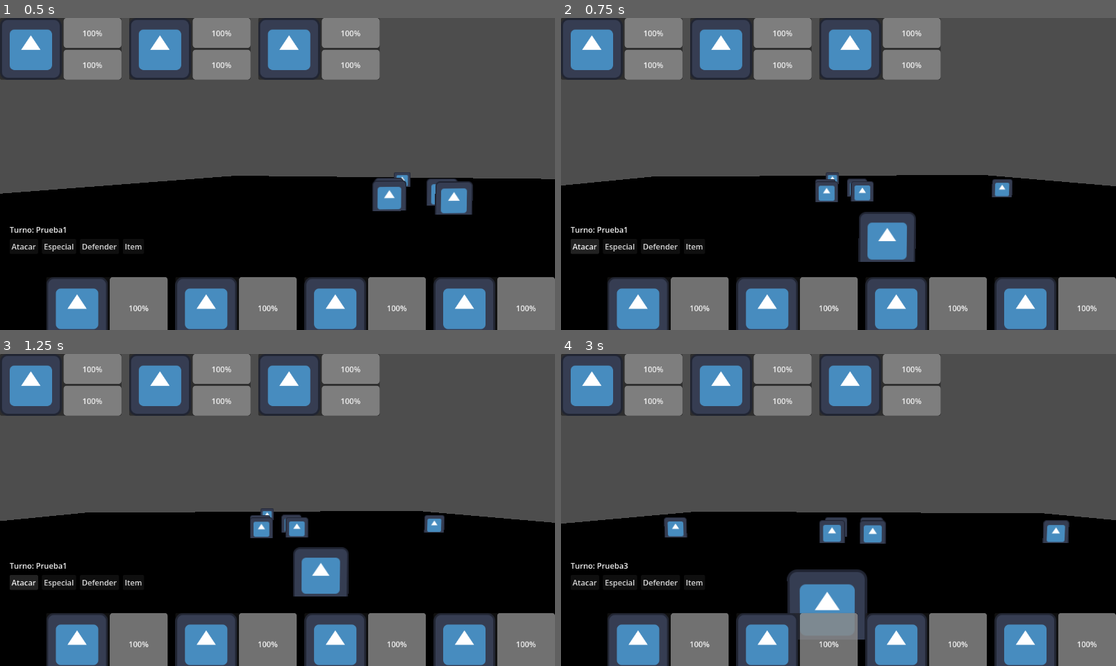
Above: before the commit, frames 1-4 (two rows, left to right).
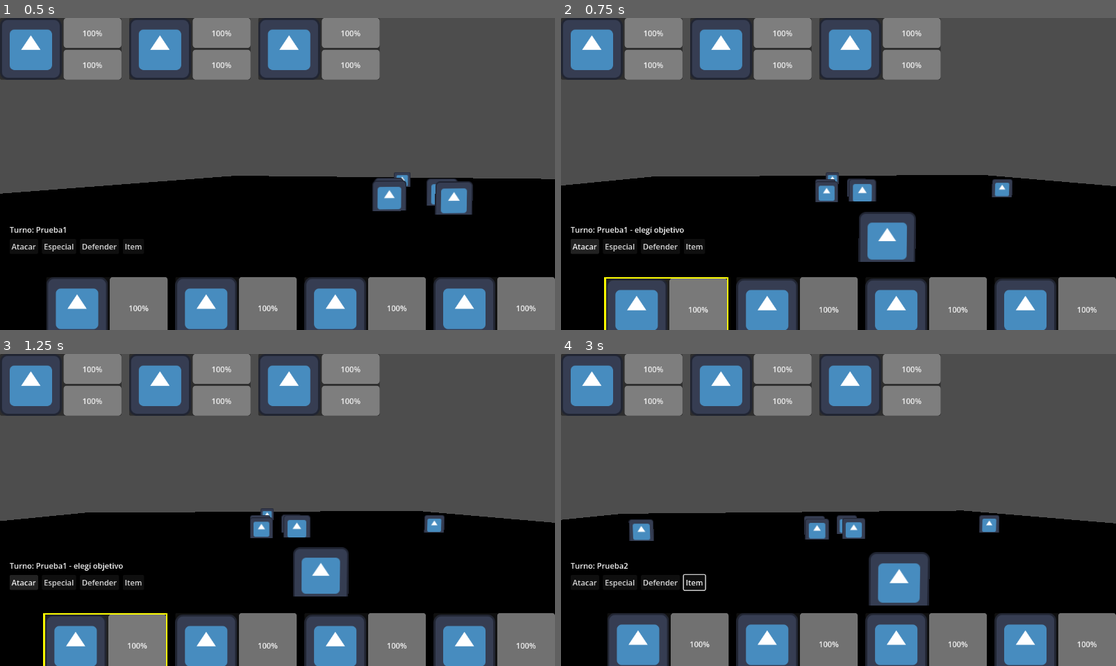
Above: after the commit, the same moments.

Repository: titojuanc/Juego-5-LopezCalo-Melgarejo-Messina-Negri
Game: Godot game, scene res://scenes/battle_arena.tscn
Same seed, same stepped clock (60 frames per second), same inputs: the game is played once before the commit and once after it. The project has no main scene, so this scene is started directly. The engine's default icon, where the game draws it, is replaced by a stand-in: a white triangle on a blue panel in a dark square.
Inputs (mouse positions are in pixels of both pictures, inside the frame that each line leads up to):
- Up to frame 1 (0.5 s): no input
- Up to frame 2 (0.75 s): click "Atacar" at 0.5 s
- Up to frame 3 (1.25 s): no input
- Up to frame 4 (3 s): click "Defender" at 1.25 s; tap Enter (ui_accept) at 2 s; move the mouse to (960, 494) at 2.02 s; hold Right (ui_right) 2.03-2.75 s; hold Enter (ui_accept) 2.03-2.75 s; click (960, 494) at 2.17 s; click (649, 600) at 2.75 s, where only the run before the commit has a clickable "BuffATKPrueba"

Frame 1 is identical in both runs. In frame 2, 1.7% of the frame differs, in the area x 7-97%, y 51-100%; in frame 3, 1.7%; in frame 4, 7.6%, in the area x 0-100%, y 50-92%.
Error before the commit: Invalid access to property or key 'enemigo' on a base object of type 'Node (BattleManager)'. (res://scripts/combate/ui_combate.gd:51)

Commit message:
Hecho selector de personajes y hecho que cambien los personajes de color depende de la accion. (soy Salvador)

Diff:
--- a/rpg/scenes/combate/UI/ui_combate.tscn
+++ b/rpg/scenes/combate/UI/ui_combate.tscn
@@ -33,6 +33,7 @@
 alignment = 2
 
 [node name="Menu" type="VBoxContainer" parent="Control" unique_id=213839313]
+mouse_filter = 2
 layout_mode = 0
 anchor_top = 1.0
 anchor_bottom = 1.0
@@ -48,6 +49,7 @@
 text = "Turno: -"
 
 [node name="Botones" type="HBoxContainer" parent="Control/Menu" unique_id=1113977392]
+mouse_filter = 2
 layout_mode = 2
 theme_override_constants/separation = 8
 
@@ -68,5 +70,6 @@
 text = "Item"
 
 [node name="SubMenu" type="VBoxContainer" parent="Control/Menu" unique_id=1257457460]
+mouse_filter = 2
 visible = false
 layout_mode = 2
--- a/rpg/scenes/combate/UI/ui_estado.tscn
+++ b/rpg/scenes/combate/UI/ui_estado.tscn
@@ -6,18 +6,22 @@
 script = ExtResource("1_11l0e")
 
 [node name="Contenido" type="HBoxContainer" parent="." unique_id=1323515144]
+mouse_filter = 2
 layout_mode = 2
 
 [node name="Retrato" type="TextureRect" parent="Contenido" unique_id=741850456]
+mouse_filter = 2
 custom_minimum_size = Vector2(64, 64)
 layout_mode = 2
 stretch_mode = 5
 
 [node name="Barras" type="VBoxContainer" parent="Contenido" unique_id=763885399]
+mouse_filter = 2
 layout_mode = 2
 size_flags_vertical = 3
 
 [node name="BarraVida" type="ProgressBar" parent="Contenido/Barras" unique_id=1209497321]
+mouse_filter = 2
 custom_minimum_size = Vector2(120, 0)
 layout_mode = 2
 size_flags_vertical = 3
--- a/rpg/scenes/combate/UI/ui_estado_party.tscn
+++ b/rpg/scenes/combate/UI/ui_estado_party.tscn
@@ -7,6 +7,7 @@
 script = ExtResource("2_6gxps")
 
 [node name="BarraEnergia" type="ProgressBar" parent="Contenido/Barras" parent_id_path=PackedInt32Array(763885399) index="1" unique_id=906017100]
+mouse_filter = 2
 custom_minimum_size = Vector2(120, 0)
 layout_mode = 2
 size_flags_vertical = 3
--- a/rpg/scenes/combate/ataques_especiales/Ataque_prueba1.tres
+++ b/rpg/scenes/combate/ataques_especiales/Ataque_prueba1.tres
@@ -5,7 +5,8 @@
 [resource]
 script = ExtResource("1_81rrf")
 nombre = "PruebaCura"
+tipoSpell = 1
 "daño" = 50
 costo_energia = 10
-descripcion = "Esto es un ataque especial de prueba"
+descripcion = "Esto es un hecizo de cura"
 metadata/_custom_type_script = "uid://cr321xta8d7vw"
--- a/rpg/scenes/combate/enemigos/personaje_enemigo.tscn
+++ b/rpg/scenes/combate/enemigos/personaje_enemigo.tscn
@@ -3,6 +3,7 @@
 [ext_resource type="Script" path="res://scripts/combate/personaje_enemigo.gd" id="1_script"]
 [ext_resource type="Script" path="res://scripts/combate/salud.gd" id="2_salud"]
 [ext_resource type="Script" path="res://scripts/combate/combate.gd" id="3_combate"]
+[ext_resource type="Script" path="res://scripts/combate/animaciones.gd" id="4_animaciones"]
 
 [node name="PersonajeEnemigo" type="Node3D"]
 script = ExtResource("1_script")
@@ -15,3 +16,6 @@
 
 [node name="Combate" type="Node" parent="."]
 script = ExtResource("3_combate")
+
+[node name="Animaciones" type="Node" parent="."]
+script = ExtResource("4_animaciones")
--- a/rpg/scenes/combate/personajes/personaje_combate.tscn
+++ b/rpg/scenes/combate/personajes/personaje_combate.tscn
@@ -4,6 +4,7 @@
 [ext_resource type="Script" uid="uid://ca8lrji54b5ts" path="res://scripts/combate/salud.gd" id="2_salud"]
 [ext_resource type="Script" uid="uid://n7th1xsm1pd1" path="res://scripts/combate/combate.gd" id="3_combate"]
 [ext_resource type="Script" uid="uid://doto8y4vlu0f1" path="res://scripts/combate/inventario.gd" id="4_inventario"]
+[ext_resource type="Script" path="res://scripts/combate/animaciones.gd" id="5_animaciones"]
 
 [node name="PersonajeCombate" type="Node3D" unique_id=418016146]
 script = ExtResource("1_script")
@@ -19,3 +20,6 @@
 
 [node name="Inventario" type="Node" parent="." unique_id=685335811]
 script = ExtResource("4_inventario")
+
+[node name="Animaciones" type="Node" parent="."]
+script = ExtResource("5_animaciones")
--- /dev/null
+++ b/rpg/scripts/combate/animaciones.gd
@@ -0,0 +1,56 @@
+extends Node
+class_name Animaciones
+
+@export var duracion: float = 1.0
+
+@export var color_ataque: Color = Color(1, 1, 0.2)
+
+@export var color_dano: Color = Color(1, 0.15, 0.15)
+
+@export var color_cura: Color = Color(0.2, 1, 0.3)
+
+@export var color_buff: Color = Color(0.3, 0.6, 1)
+
+@export var color_debuff: Color = Color(0.7, 0.3, 1)
+
+@export var color_defensa: Color = Color(0.15, 0.3, 1)
+
+@export var color_muerto: Color = Color(0.35, 0.35, 0.35)
+
+@export var escala_resaltado: float = 1.2
+
+@onready var visual: Sprite3D = $"../Visual"
+
+@onready var salud: Salud = $"../Salud"
+
+@onready var combate: Combate = $"../Combate"
+
+var _tween: Tween
+var _escala_original: Vector3
+
+func _ready() -> void:
+	_escala_original = visual.scale
+	combate.ataque_realizado.connect(func(atacante, objetivo, dano): destellar(color_ataque))
+	combate.modificado.connect(func(positivo): destellar(color_buff if positivo else color_debuff))
+	salud.herido.connect(func(cantidad): destellar(color_dano))
+	salud.curado.connect(func(cantidad): destellar(color_cura))
+	salud.defendio.connect(func(): destellar(color_defensa))
+
+func destellar(color: Color) -> void:
+	if _tween:
+		_tween.kill()
+	visual.modulate = color
+	_tween = create_tween()
+	_tween.set_trans(Tween.TRANS_QUAD).set_ease(Tween.EASE_IN)
+	_tween.tween_property(visual, "modulate", _color_base(), duracion)
+
+func resaltar(activo: bool) -> void:
+	if activo:
+		visual.scale = _escala_original * escala_resaltado
+	else:
+		visual.scale = _escala_original
+
+func _color_base() -> Color:
+	if salud.esta_viva():
+		return Color.WHITE
+	return color_muerto
--- a/rpg/scripts/combate/battle_manager.gd
+++ b/rpg/scripts/combate/battle_manager.gd
@@ -20,6 +20,8 @@
 @export var enemigos: Array[RecursoEnemigo] = []
 
 @export var demora_turno_enemigo: float = 1.0
+
+@export var demora_entre_turnos: float = 1.0
 
 @onready var contenedor_equipo: Node3D = $Equipo
 
@@ -89,10 +91,14 @@
 		if indice != -1:
 			camara.enfocar_aliado(indice)
 
+func terminar_turno() -> void:
+	await get_tree().create_timer(demora_entre_turnos).timeout
+	avanzar_turno()
+
 func _turno_enemigo(enemigo: PersonajeEnemigo) -> void:
+	await get_tree().create_timer(demora_turno_enemigo).timeout
 	var vivos: Array = contenedor_equipo.get_children().filter(func(p): return p.salud.esta_viva())
 	if not vivos.is_empty():
 		var objetivo = vivos[randi() % vivos.size()]
 		enemigo.atacar(objetivo.salud)
-	await get_tree().create_timer(demora_turno_enemigo).timeout
-	avanzar_turno()
+	terminar_turno()
--- a/rpg/scripts/combate/combate.gd
+++ b/rpg/scripts/combate/combate.gd
@@ -2,6 +2,8 @@
 class_name Combate
 
 signal ataque_realizado(atacante: Node3D, objetivo: Salud, dano: int)
+signal energia_cambiada(actual: int, maximo: int)
+signal modificado(positivo: bool)
 
 @onready var propietario: Node3D = get_parent()
 
@@ -27,8 +29,9 @@
 func atacar_enemigo(objetivo: Salud, ataque: int) -> void:
 	if objetivo == null:
 		return
-	objetivo.recibir_dano(ataque)
-	ataque_realizado.emit(propietario, objetivo, ataque)
+	var dano := roundi(ataque * bonus_ataque)
+	objetivo.recibir_dano(dano)
+	ataque_realizado.emit(propietario, objetivo, dano)
 
 func usar_ataque_especial(indice: int, objetivo: Salud) -> void:
 	if indice < 0 or indice >= ataques_especiales.size() or objetivo == null:
@@ -37,6 +40,7 @@
 	if especial.costo_energia > energia_actual:
 		return
 	energia_actual -= especial.costo_energia
+	energia_cambiada.emit(energia_actual, energia_max)
 	var dano := roundi(especial.daño * bonus_ataque)
 	if(especial.tipoSpell == especial.TipoSpell.DAÑO ):
 		objetivo.recibir_dano(dano)
--- a/rpg/scripts/combate/inventario.gd
+++ b/rpg/scripts/combate/inventario.gd
@@ -22,5 +22,9 @@
 		salud_objetivo.bonus_defensa -= item.valor / 100.0
 	elif item.tipo == RecursoItem.TipoItem.DEF_DOWN:
 		salud_objetivo.bonus_defensa += item.valor / 100.0
+	if item.tipo == RecursoItem.TipoItem.ATK_UP or item.tipo == RecursoItem.TipoItem.DEF_UP:
+		combate_objetivo.modificado.emit(true)
+	elif item.tipo == RecursoItem.TipoItem.ATK_DOWN or item.tipo == RecursoItem.TipoItem.DEF_DOWN:
+		combate_objetivo.modificado.emit(false)
 	items.remove_at(indice)
 	item_usado.emit(item)
--- a/rpg/scripts/combate/personaje_combate.gd
+++ b/rpg/scripts/combate/personaje_combate.gd
@@ -7,6 +7,7 @@
 @onready var salud: Salud = $Salud
 @onready var combate: Combate = $Combate
 @onready var inventario: Inventario = $Inventario
+@onready var animaciones: Animaciones = $Animaciones
 
 func _ready() -> void:
 	if datos:
--- a/rpg/scripts/combate/personaje_enemigo.gd
+++ b/rpg/scripts/combate/personaje_enemigo.gd
@@ -6,6 +6,7 @@
 @onready var visual: Sprite3D = $Visual
 @onready var salud: Salud = $Salud
 @onready var combate: Combate = $Combate
+@onready var animaciones: Animaciones = $Animaciones
 
 func _ready() -> void:
 	if datos:
--- a/rpg/scripts/combate/salud.gd
+++ b/rpg/scripts/combate/salud.gd
@@ -3,6 +3,9 @@
 
 signal vida_cambiada(actual: int, maximo: int)
 signal murio
+signal herido(cantidad: int)
+signal curado(cantidad: int)
+signal defendio
 
 var vida_max: int = 1
 var vida_actual: int = 1
@@ -16,20 +19,24 @@
 
 func defender() -> void:
 	bloqueando = true
+	defendio.emit()
 
 func recibir_dano(cantidad: int) -> void:
 	if bloqueando:
 		bloqueando = false
+		defendio.emit()
 		return
 	var dano_final := roundi(cantidad * bonus_defensa)
 	vida_actual = clampi(vida_actual - dano_final, 0, vida_max)
 	vida_cambiada.emit(vida_actual, vida_max)
+	herido.emit(dano_final)
 	if vida_actual <= 0:
 		murio.emit()
 
 func curar(cantidad: int) -> void:
 	vida_actual = clampi(vida_actual + cantidad, 0, vida_max)
 	vida_cambiada.emit(vida_actual, vida_max)
+	curado.emit(cantidad)
 
 func esta_viva() -> bool:
 	return vida_actual > 0
--- a/rpg/scripts/combate/ui_combate.gd
+++ b/rpg/scripts/combate/ui_combate.gd
@@ -14,6 +14,10 @@
 @onready var submenu: VBoxContainer = $Control/Menu/SubMenu
 
 var _actor_actual: Node3D
+var _paneles = {}
+var _objetivos: Array = []
+var _indice_objetivo: int = 0
+var _al_elegir: Callable
 
 func _ready() -> void:
 	boton_atacar.pressed.connect(_on_atacar_presionado)
@@ -25,15 +29,11 @@
 
 
 	if battle_manager:
+		for personaje in _aliados():
+			añadirPersonaje(personaje)
+		for enemigo in _enemigos():
+			añadirEnemigo(enemigo)
 		actualizar_turno(battle_manager.personaje_actual())
-		var cantidad := clampi(battle_manager.equipo.size(), 1, 3)
-
-		for i in cantidad:
-
-			añadirPersonaje(battle_manager.equipo[i])
-		cantidad = clampi(battle_manager.enemigos.size(), 1, 4)
-		for i in cantidad:
-			añadirEnemigo(battle_manager.enemigos[i])
 
 
 ## Conectar desde BattleManager (señal "turno_cambio") por Inspector, Node -> Signals.
@@ -41,23 +41,29 @@
 	_actor_actual = actor
 	_cerrar_submenu()
 	label_turno.text = "Turno: %s" % (actor.name if actor else "-")
-	var es_aliado := actor is PersonajeCombate
-	boton_atacar.disabled = not es_aliado
-	boton_especial.disabled = not es_aliado
-	boton_defender.disabled = not es_aliado
-	boton_item.disabled = not es_aliado
+	_habilitar_botones(actor is PersonajeCombate)
+
+func _habilitar_botones(activo: bool) -> void:
+	boton_atacar.disabled = not activo
+	boton_especial.disabled = not activo
+	boton_defender.disabled = not activo
+	boton_item.disabled = not activo
+
+func _terminar_turno() -> void:
+	_habilitar_botones(false)
+	battle_manager.terminar_turno()
 
 func _on_atacar_presionado() -> void:
-	if _actor_actual == null or battle_manager.enemigo == null:
+	if _actor_actual == null:
 		return
-	_actor_actual.combate.atacar(battle_manager.enemigo.salud)
-	battle_manager.avanzar_turno()
+	_elegir_objetivo(_enemigos(), func(objetivo): _actor_actual.combate.atacar(objetivo.salud))
 
 func _on_defender_presionado() -> void:
 	if _actor_actual == null:
 		return
+	_cerrar_submenu()
 	_actor_actual.salud.defender()
-	battle_manager.avanzar_turno()
+	_terminar_turno()
 
 func _on_especial_presionado() -> void:
 	if _actor_actual == null:
@@ -65,8 +71,13 @@
 	_abrir_submenu(_actor_actual.datos.ataques_especiales, _usar_especial)
 
 func _usar_especial(indice: int) -> void:
-	_actor_actual.combate.usar_ataque_especial(indice, battle_manager.enemigo.salud)
-	battle_manager.avanzar_turno()
+	var especial: RecursoAtaqueEspecial = _actor_actual.combate.ataques_especiales[indice]
+	if especial.costo_energia > _actor_actual.combate.energia_actual:
+		return
+	var candidatos = _enemigos()
+	if especial.tipoSpell == RecursoAtaqueEspecial.TipoSpell.CURA:
+		candidatos = _aliados()
+	_elegir_objetivo(candidatos, func(objetivo): _actor_actual.combate.usar_ataque_especial(indice, objetivo.salud))
 
 func _on_item_presionado() -> void:
 	if _actor_actual == null:
@@ -74,8 +85,11 @@
 	_abrir_submenu(_actor_actual.inventario.items, _usar_item)
 
 func _usar_item(indice: int) -> void:
-	_actor_actual.inventario.usar_item(indice, _actor_actual.salud, _actor_actual.combate)
-	battle_manager.avanzar_turno()
+	var item: RecursoItem = _actor_actual.inventario.items[indice]
+	var candidatos = _aliados()
+	if item.tipo == RecursoItem.TipoItem.ATK_DOWN or item.tipo == RecursoItem.TipoItem.DEF_DOWN:
+		candidatos = _enemigos()
+	_elegir_objetivo(candidatos, func(objetivo): _actor_actual.inventario.usar_item(indice, objetivo.salud, objetivo.combate))
 
 func _abrir_submenu(opciones: Array, callback: Callable) -> void:
 	_cerrar_submenu()
@@ -89,15 +103,84 @@
 	submenu.visible = true
 
 func _cerrar_submenu() -> void:
+	_cancelar_seleccion()
 	submenu.visible = false
 	for hijo in submenu.get_children():
 		hijo.queue_free()
 
+func _elegir_objetivo(candidatos: Array, callback: Callable) -> void:
+	_cerrar_submenu()
+	_objetivos = candidatos.filter(func(p): return p.salud.esta_viva())
+	if _objetivos.is_empty():
+		return
+	_al_elegir = callback
+	_indice_objetivo = 0
+	label_turno.text = "Turno: %s - elegí objetivo" % _actor_actual.name
+	_paneles[_objetivos[0]].resaltar(true)
+
+func _mover_seleccion(direccion: int) -> void:
+	_seleccionar(wrapi(_indice_objetivo + direccion, 0, _objetivos.size()))
+
+func _seleccionar(indice: int) -> void:
+	_paneles[_objetivos[_indice_objetivo]].resaltar(false)
+	_indice_objetivo = indice
+	_paneles[_objetivos[_indice_objetivo]].resaltar(true)
+
+func _cancelar_seleccion() -> void:
+	if _objetivos.is_empty():
+		return
+	for objetivo in _objetivos:
+		_paneles[objetivo].resaltar(false)
+	_objetivos = []
+	if _actor_actual:
+		label_turno.text = "Turno: %s" % _actor_actual.name
+
+func _confirmar(objetivo: Node3D) -> void:
+	var callback := _al_elegir
+	_cancelar_seleccion()
+	callback.call(objetivo)
+	_terminar_turno()
+
+func _on_panel_elegido(personaje: Node3D) -> void:
+	if _objetivos.has(personaje):
+		_confirmar(personaje)
+
+func _on_panel_apuntado(personaje: Node3D) -> void:
+	if _objetivos.has(personaje):
+		_seleccionar(_objetivos.find(personaje))
+
+func _input(event: InputEvent) -> void:
+	if _objetivos.is_empty():
+		return
+	if event.is_action_pressed("ui_right") or event.is_action_pressed("ui_down"):
+		_mover_seleccion(1)
+	elif event.is_action_pressed("ui_left") or event.is_action_pressed("ui_up"):
+		_mover_seleccion(-1)
+	elif event.is_action_pressed("ui_accept"):
+		_confirmar(_objetivos[_indice_objetivo])
+	elif event.is_action_pressed("ui_cancel"):
+		_cancelar_seleccion()
+	else:
+		return
+	get_viewport().set_input_as_handled()
+
+func _aliados() -> Array:
+	return battle_manager.contenedor_equipo.get_children()
+
+func _enemigos() -> Array:
+	return battle_manager.contenedor_enemigos.get_children()
+
 func añadirPersonaje(personaje):
 	var Healthbar:UiEstadoP=PartyHealthbar.instantiate()
-	Healthbar.datosP=personaje
+	Healthbar.personaje=personaje
 	$Control/ContainerEstadoParty.add_child(Healthbar)
+	Healthbar.elegido.connect(_on_panel_elegido)
+	Healthbar.apuntado.connect(_on_panel_apuntado)
+	_paneles[personaje]=Healthbar
 func añadirEnemigo(enemigo):
 	var Healthbar:UiEstado=EnemyHealthbar.instantiate()
-	Healthbar.datos=enemigo
+	Healthbar.personaje=enemigo
 	$Control/ContainerEstadoFoes.add_child(Healthbar)
+	Healthbar.elegido.connect(_on_panel_elegido)
+	Healthbar.apuntado.connect(_on_panel_apuntado)
+	_paneles[enemigo]=Healthbar
--- a/rpg/scripts/combate/ui_estado.gd
+++ b/rpg/scripts/combate/ui_estado.gd
@@ -1,22 +1,50 @@
 extends PanelContainer
 class_name UiEstado
 
-@export var datos : RecursoEnemigo
+signal elegido(personaje: Node3D)
+signal apuntado(personaje: Node3D)
+
+var personaje: Node3D
 
 @onready var barraVida = $Contenido/Barras/BarraVida
 
 @onready var retrato = $Contenido/Retrato
 
 func _ready() -> void:
-	print(datos)
-	configurar(datos)
+	mouse_entered.connect(func(): apuntado.emit(personaje))
+	configurar(personaje)
 
-func configurar(datos : RecursoEnemigo) -> void:
-	barraVida.max_value=datos.vida_max
-	barraVida.value=datos.vida_max
-	if datos.textura:
-		retrato.texture = datos.textura
-	datosExtra(datos)
+func configurar(nuevo: Node3D) -> void:
+	personaje = nuevo
+	barraVida.max_value = personaje.salud.vida_max
+	barraVida.value = personaje.salud.vida_actual
+	personaje.salud.vida_cambiada.connect(_on_vida_cambiada)
+	if personaje.datos.textura:
+		retrato.texture = personaje.datos.textura
+	datosExtra(personaje)
 
-func datosExtra(datos):
+func datosExtra(personaje):
 	pass
+
+func _on_vida_cambiada(actual: int, maximo: int) -> void:
+	barraVida.max_value = maximo
+	barraVida.value = actual
+	if actual <= 0:
+		modulate = Color(1, 1, 1, 0.35)
+	else:
+		modulate = Color.WHITE
+
+func resaltar(activo: bool) -> void:
+	if activo:
+		var estilo := StyleBoxFlat.new()
+		estilo.bg_color = Color(0.15, 0.15, 0.15, 0.9)
+		estilo.set_border_width_all(3)
+		estilo.border_color = Color.YELLOW
+		add_theme_stylebox_override("panel", estilo)
+	else:
+		remove_theme_stylebox_override("panel")
+	personaje.animaciones.resaltar(activo)
+
+func _gui_input(event: InputEvent) -> void:
+	if event is InputEventMouseButton and event.pressed and event.button_index == MOUSE_BUTTON_LEFT:
+		elegido.emit(personaje)
--- a/rpg/scripts/combate/ui_estado_party.gd
+++ b/rpg/scripts/combate/ui_estado_party.gd
@@ -1,22 +1,13 @@
-extends PanelContainer
+extends UiEstado
 class_name UiEstadoP
-@onready var barraEnergia=$Contenido/Barras/BarraEnergia
 
-@export var datosP : RecursoPersonajeCombate
+@onready var barraEnergia = $Contenido/Barras/BarraEnergia
 
-@onready var barraVida = $Contenido/Barras/BarraVida
+func datosExtra(personaje) -> void:
+	barraEnergia.max_value = personaje.combate.energia_max
+	barraEnergia.value = personaje.combate.energia_actual
+	personaje.combate.energia_cambiada.connect(_on_energia_cambiada)
 
-@onready var retrato = $Contenido/Retrato
-
-func _ready() -> void:
-	print(datosP)
-	configurarP(datosP)
-
-func configurarP(nuevos_datos: RecursoPersonajeCombate) -> void:
-	barraVida.max_value=nuevos_datos.vida_max
-	if nuevos_datos.textura:
-		retrato.texture = nuevos_datos.textura
-	datosExtra(nuevos_datos)
-
-func datosExtra(nuevos_datos: RecursoPersonajeCombate) -> void:
-	barraEnergia.max_value=nuevos_datos.energia_max
+func _on_energia_cambiada(actual: int, maximo: int) -> void:
+	barraEnergia.max_value = maximo
+	barraEnergia.value = actual
Not shown, added: rpg/scripts/combate/animaciones.gd.uid
